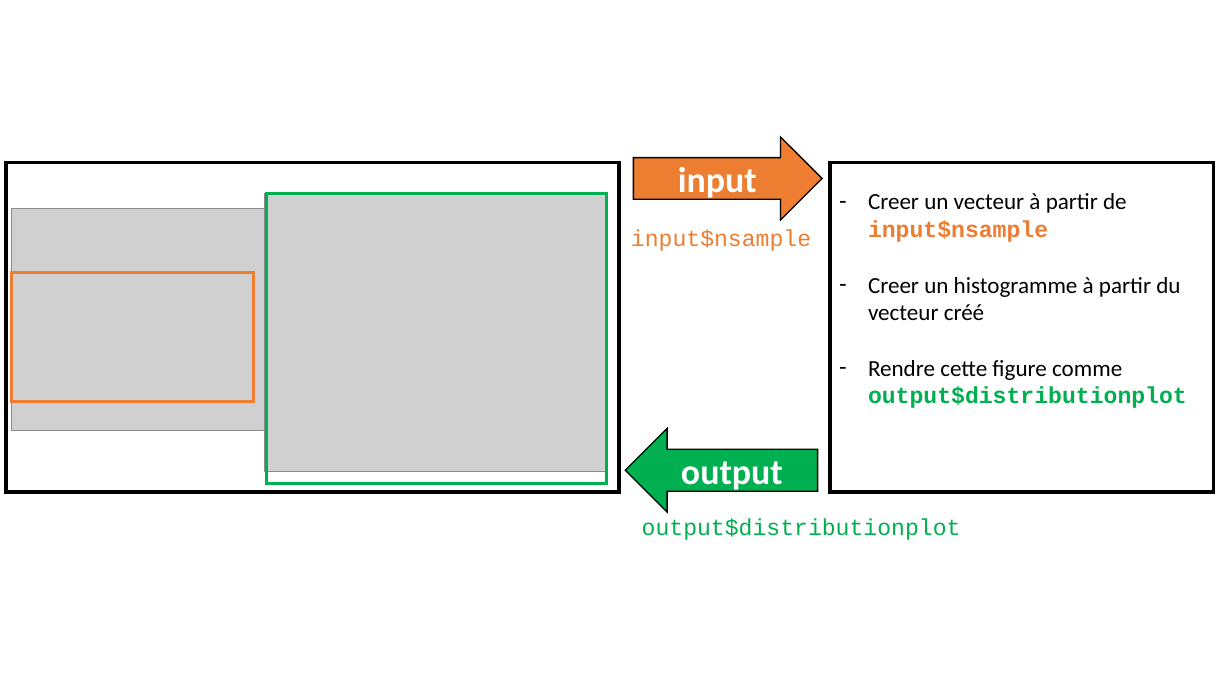
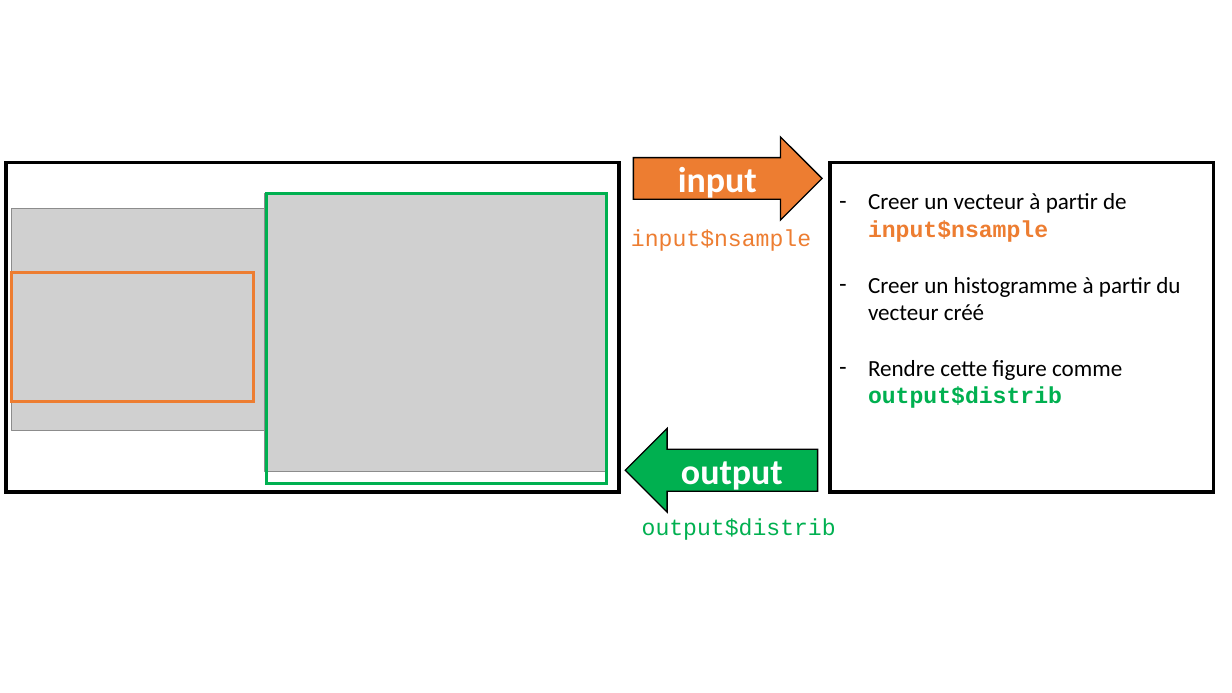
Before and after one commit to FelicienLL/gpco-workshop-2022, a slide deck: slide 3 of pptx/workflow2.pptx. Drawn at 1232x693 pixels with LibreOffice and Linux fonts; fonts in the diff are those of the drawing; grey boxes stand for pictures. Boxes give left, top, right and bottom in pixels: in the first picture for what was removed or moved away, otherwise in the second. Text is boxed around its words. In the diff, an @@ line names an element or a change of style, - is before the commit and + after.

```diff
--- a/pptx/workflow2.pptx
+++ b/pptx/workflow2.pptx
@@ text at bbox=[868, 360, 1122, 408]: text changed; font Courier New to Calibri; text colour #00B050 to #000000; bold off @@
-– Rendre cette figure comme output$distributionplot
+– Rendre cette figure comme output$distrib
@@ text at bbox=[642, 518, 836, 540]: text changed @@
-output$distributionplot
+output$distrib
```
Also in this commit, not shown: 2 other slides changed, 10 other files.
